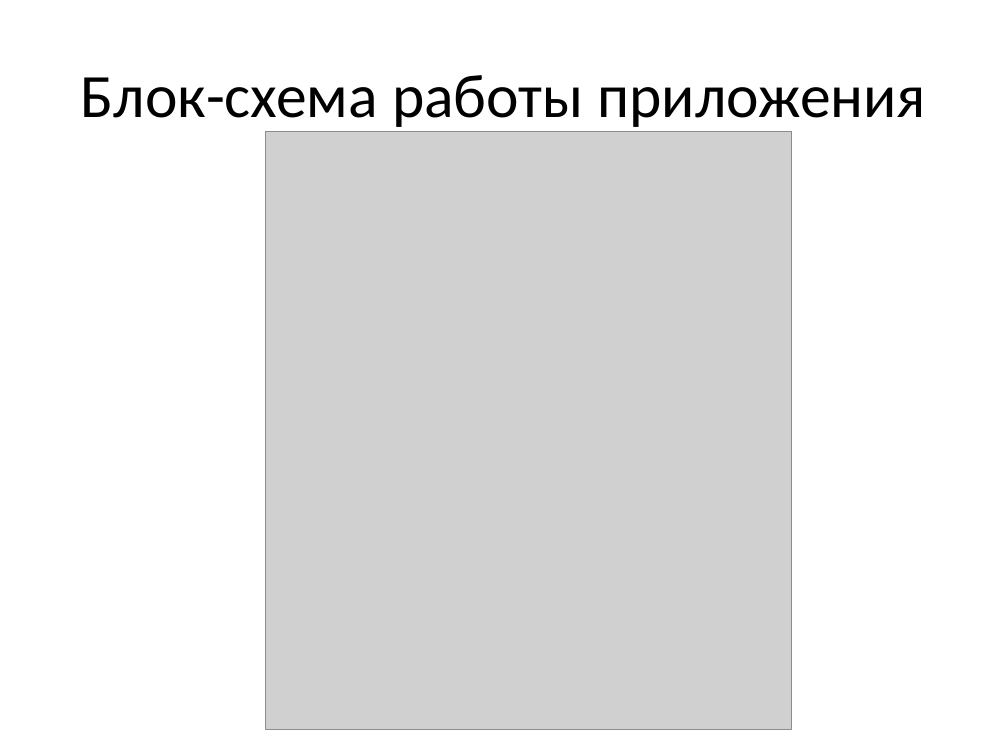
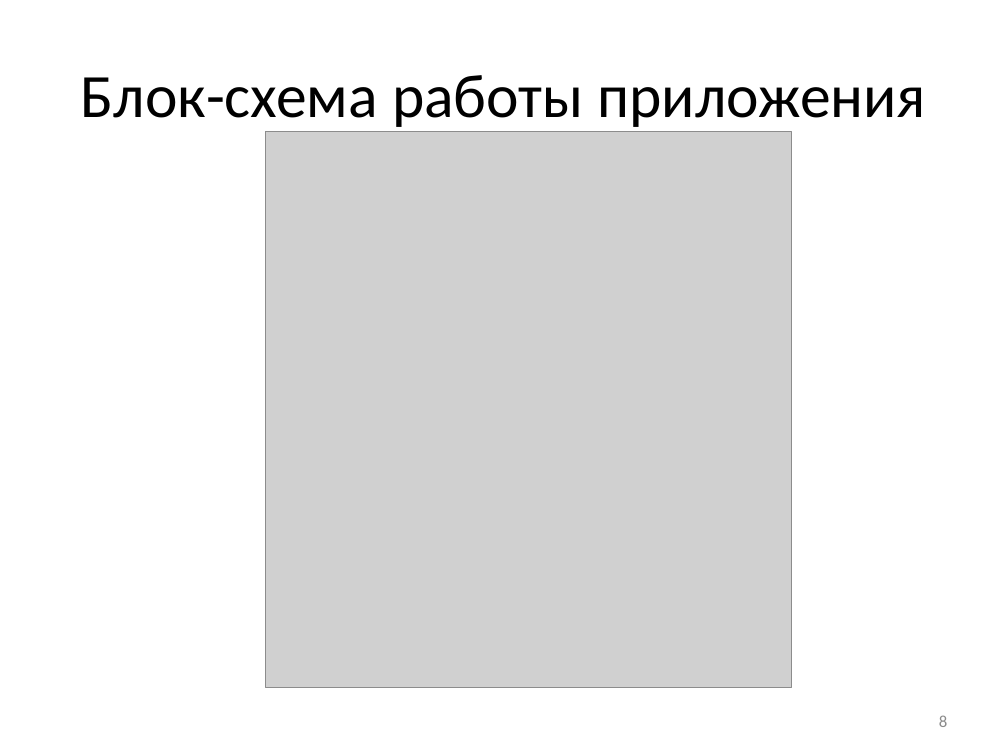
Before and after one commit to Leoprolder/diploma, a slide deck: slide 8 of Презентация.pptx (slide 9 before the commit). Drawn at 1008x756 pixels with LibreOffice and Linux fonts; fonts in the diff are those of the drawing; grey boxes stand for pictures. Boxes give left, top, right and bottom in pixels: in the first picture for what was removed or moved away, otherwise in the second. Text is boxed around its words. In the diff, an @@ line names an element or a change of style, - is before the commit and + after.

```diff
--- a/Презентация.pptx
+++ b/Презентация.pptx
@@ picture: place and size @@
-picture at (266,132,792,730)
+picture at (266,132,792,687)
@@ page number added at (939,715,947,727), 12 pt, text #8C8C8C @@
+8
```
Also in this commit, not shown: 11 other slides changed, 1 slide added, 3 slides removed, 1 other file.
